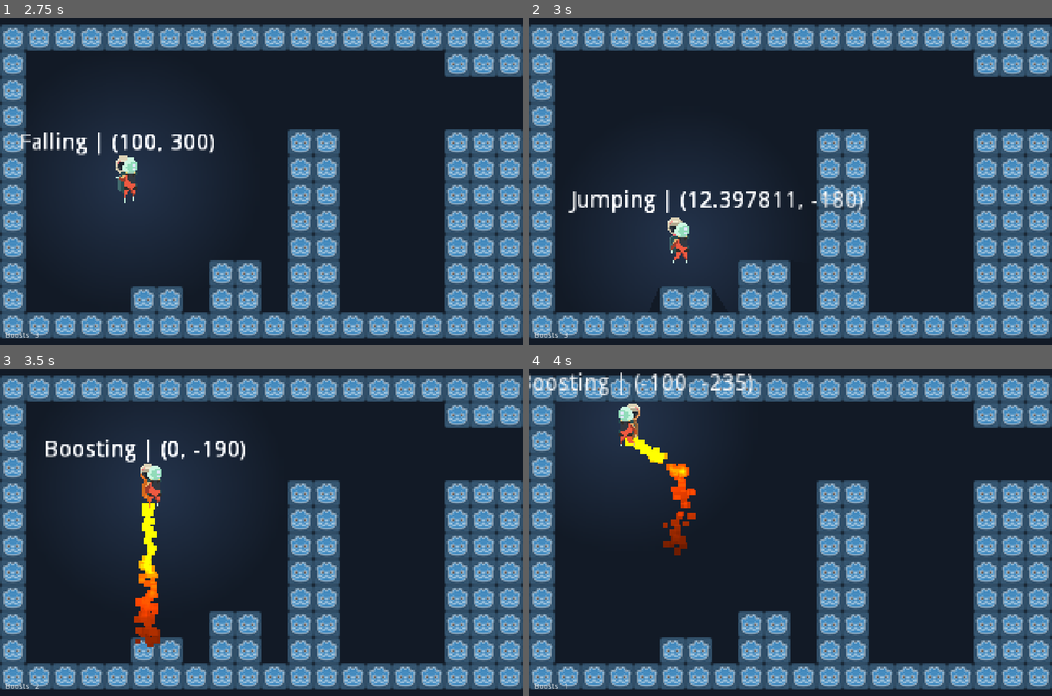
Above: before the commit, frames 1-4 (two rows, left to right).
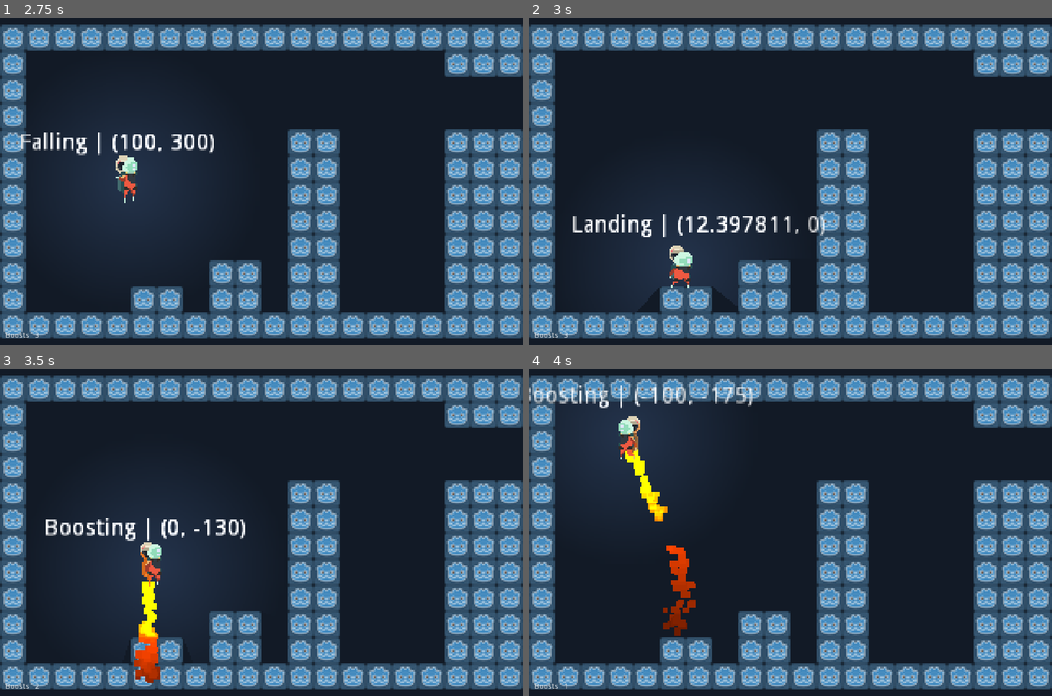
Above: after the commit, the same moments.

Repository: Hoimar/spacewards
Game: Godot game, scene res://scenes/gamestates/game.tscn
Same seed, same stepped clock (60 frames per second), same inputs: the game is played once before the commit and once after it. The engine's default icon, where the game draws it, is replaced by a stand-in: a white triangle on a blue panel in a dark square.
Inputs:
- Up to frame 1 (2.75 s): tap Enter at 0.5 s; hold Right (ui_right) 0.53-1.28 s; tap Space (ui_select) at 0.77, 1.52 s; hold Left (ui_left) 1.28-2.03 s; hold Right (ui_right) from 2.03 s (still down)
- Up to frame 2 (3 s): release Right (ui_right) at 2.78 s; hold Up (ui_up) from 2.78 s (still down)
- Up to frame 3 (3.5 s): keep holding Up (ui_up); tap Space (ui_select) at 3.02 s
- Up to frame 4 (4 s): release Up (ui_up) at 3.53 s; hold Left (ui_left) from 3.53 s (still down); tap Space (ui_select) at 3.77 s

Frame 1 is identical in both runs. In frame 2, 2.9% of the frame differs, in the area x 7-64%, y 52-83%; in frame 3, 3.9%; in frame 4, 4.1%, in the area x 0-43%, y 1-82%.

Commit message:
Fixed some bugs, added jump delay

Diff:
--- a/scenes/player.tscn
+++ b/scenes/player.tscn
@@ -311,7 +311,7 @@
 light_mask = 2
 frames = SubResource( 3 )
 animation = "idle"
-frame = 3
+frame = 1
 playing = true
 
 [node name="Light2D" type="Light2D" parent="Body"]
--- a/scripts/fsm/fsm.gd
+++ b/scripts/fsm/fsm.gd
@@ -24,7 +24,6 @@
 func set_state(var name: String):
 	if state_name == name:
 		return
-	print(name)
 	for state_node in get_children():
 		if name.nocasecmp_to(state_node.name) == 0:
 			state.leave_state()
--- a/scripts/player/falling.gd
+++ b/scripts/player/falling.gd
@@ -1,9 +1,9 @@
 extends PlayerState
-
 
 func enter_state():
 	player.animated_sprite.play("falling")
 
 
 func physics_tick(var delta: float):
+	player.animated_sprite.play("falling")
 	fsm.get_node("Walking").physics_tick(delta)
--- a/scripts/player/player_controller.gd
+++ b/scripts/player/player_controller.gd
@@ -14,32 +14,27 @@
 
 func _process(delta):
 	target.set_facing(0)
+
+	if target.is_on_floor() and fsm.state_name == "Falling":
+		fsm.set_state("Landing")
+
 	if enable_key_input:
 		_process_input()
 
+	if     target.velocity.y > 0 \
+	   and not target.is_on_floor() \
+	   and fsm.state_name != "Boosting" :
+		fsm.set_state("Falling")
 
-	if fsm.state_name == "Landing":
-		return
-
-	# Start falling if needed.
 	if fsm.state_name == "Jumping":
 		if target.is_on_ceiling():
 			target.velocity.y = 0
-		if target.velocity.y >= 0:
-			fsm.set_state("Falling")
-	elif     target.velocity.y > 0 \
-		 and fsm.state_name != "Boosting":
-		fsm.set_state("Falling")
-
-	# Landing and idling.
-	if target.is_on_floor() \
-	   and fsm.state_name != "Boosting":
-		if fsm.state_name == "Falling":
-			fsm.set_state("Landing")
-		elif   target.facing == 0 \
-		   and fsm.state_name != "Jumping" \
-		   and target.velocity.y >= 0:
-			fsm.set_state("Idle")
+	elif     target.is_on_floor() \
+	   and target.facing == 0 \
+	   and fsm.state_name != "Boosting" \
+	   and fsm.state_name != "Landing" \
+	   and target.velocity.y >= 0:
+			fsm.set_state("Idle")   # Allowed to idle.
 
 
 func _process_input():
@@ -54,7 +49,9 @@
 
 
 func jump():
-	if not target.is_on_floor() or fsm.state_name == "Boosting":
+	if    not target.is_on_floor() \
+	   or fsm.state_name == "Boosting" \
+	   or fsm.state_name == "Landing":
 		return
 	fsm.set_state("Jumping")
 
